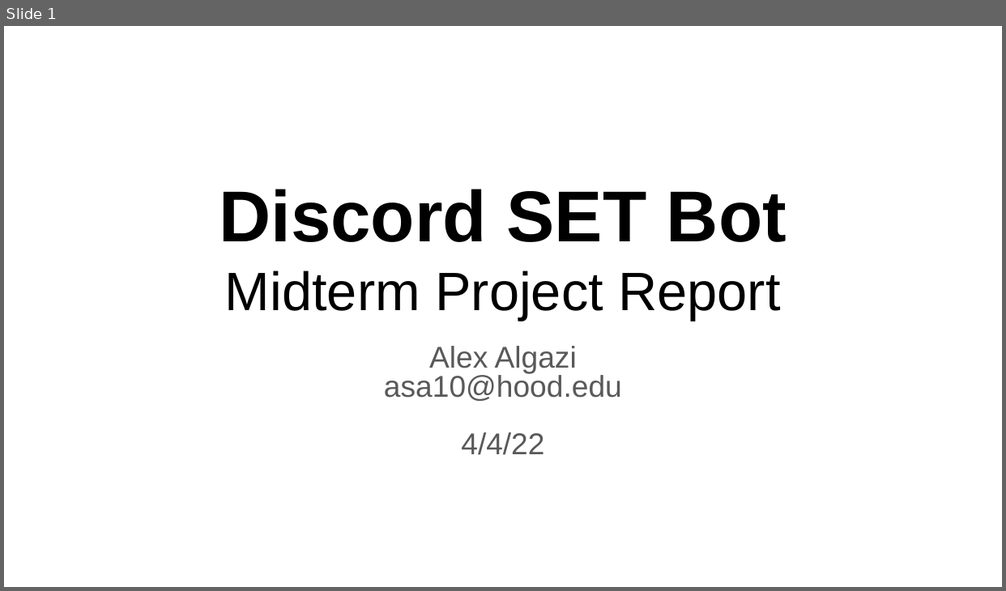
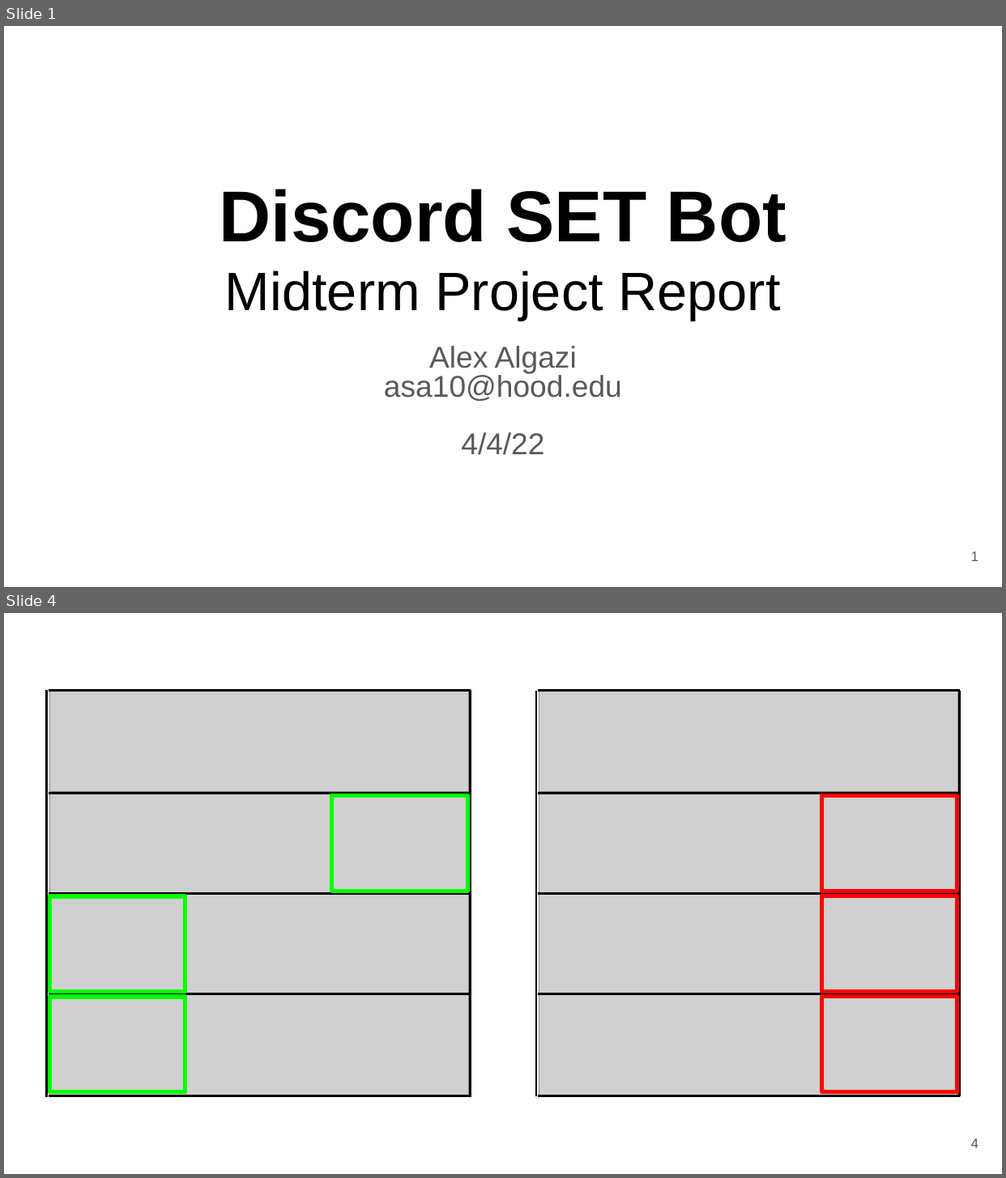
Before and after one commit to alex-algazi/setbot, a slide deck: Midterm Presentation/Midterm Presentation.pptx. Shown one above the other, each under a label of ours: slide 1 before the commit, slides 1 and 4 after it; the slides between them are not shown. The pictures are 1006x591 and 1006x1178 pixels, drawn with LibreOffice and Linux fonts; fonts in the diff are those of the drawing; grey boxes stand for pictures. Boxes give left, top, right and bottom in pixels: in the first picture for what was removed or moved away, otherwise in the second. Text is boxed around its words. In the diff, an @@ line names an element or a change of style, - is before the commit and + after.

```diff
--- a/Midterm Presentation/Midterm Presentation.pptx
+++ b/Midterm Presentation/Midterm Presentation.pptx
@@ slide 4 added at [4, 613, 1002, 1174], background #FFFFFF @@
@@ group added at [46, 690, 470, 1097]: 7 lines, 4 pictures @@
@@ group added at [536, 691, 960, 1097]: 7 lines, 4 pictures @@
@@ rectangle added at [332, 795, 468, 892], outline #00FF00 3 pt @@
@@ rectangle added at [821, 795, 957, 890], outline #FF0000 3 pt @@
@@ rectangle added at [50, 897, 185, 992], outline #00FF00 3 pt @@
@@ rectangle added at [821, 897, 957, 991], outline #FF0000 3 pt @@
@@ rectangle added at [50, 997, 185, 1093], outline #00FF00 3 pt @@
@@ rectangle added at [821, 997, 957, 1092], outline #FF0000 3 pt @@
@@ page number added at [971, 1139, 979, 1148], 10 pt, text #595959 @@
+4
@@ slide 1 changed as well @@
@@ page number added at [971, 552, 979, 561], 10 pt, text #595959 @@
+1
```
Also in this commit, not shown: 13 other slides changed, 1 other slide added, 6 slides removed, 1 other file.
